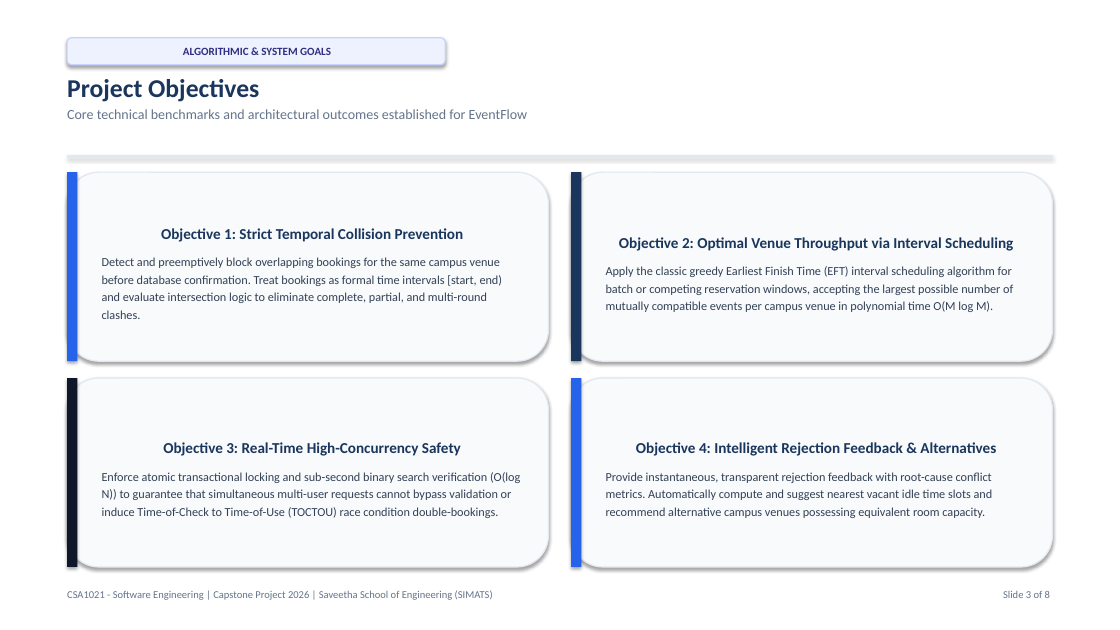
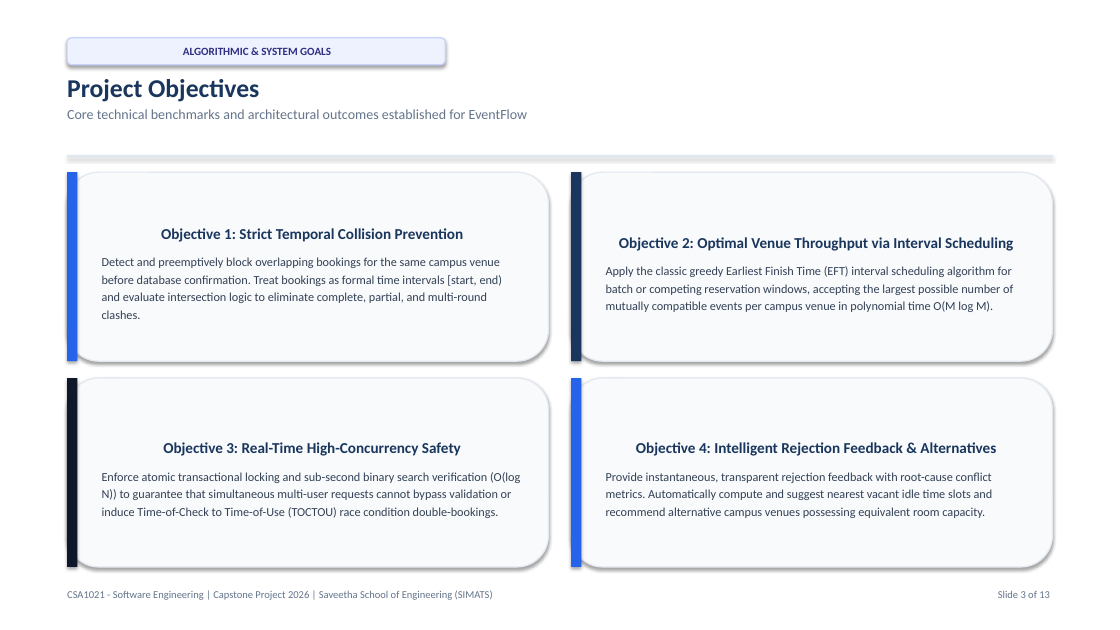
Before and after one commit to MITHUNtech11/CSA1021-SOFTWARE-ENGINEERING-, a slide deck: slide 3 of Capstone/EventFlow_Venue_Double_Booking_Interval_Scheduling.pptx. Drawn at 1120x630 pixels with LibreOffice and Linux fonts; fonts in the diff are those of the drawing. Boxes give left, top, right and bottom in pixels: in the first picture for what was removed or moved away, otherwise in the second. Text is boxed around its words. In the diff, an @@ line names an element or a change of style, - is before the commit and + after.

```diff
--- a/Capstone/EventFlow_Venue_Double_Booking_Interval_Scheduling.pptx
+++ b/Capstone/EventFlow_Venue_Double_Booking_Interval_Scheduling.pptx
@@ text at (998,591,1050,598): text changed @@
-Slide 3 of 8
+Slide 3 of 13
```
Also in this commit, not shown: 7 other slides changed, 5 slides added, 30 other files.
